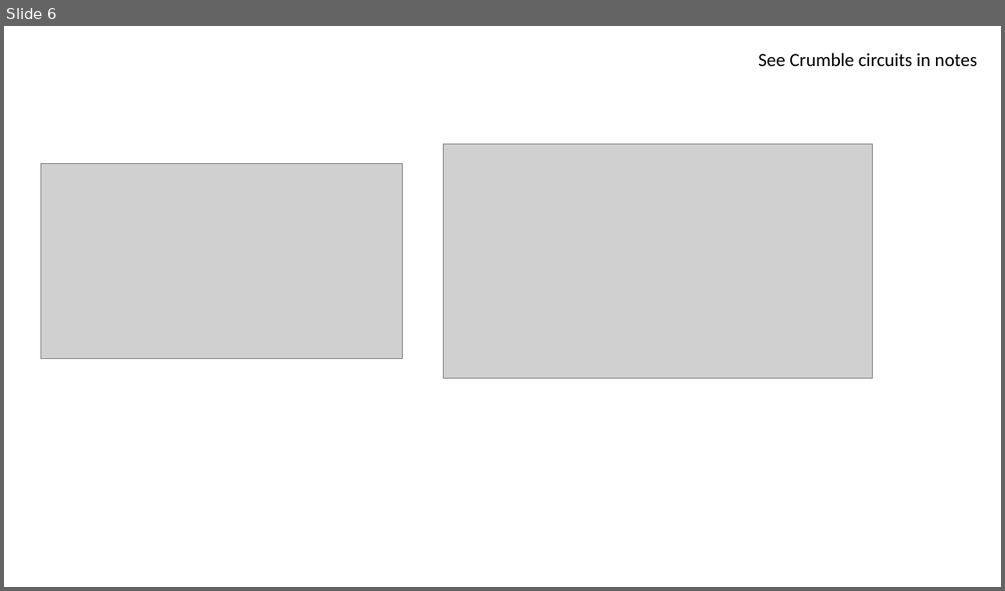
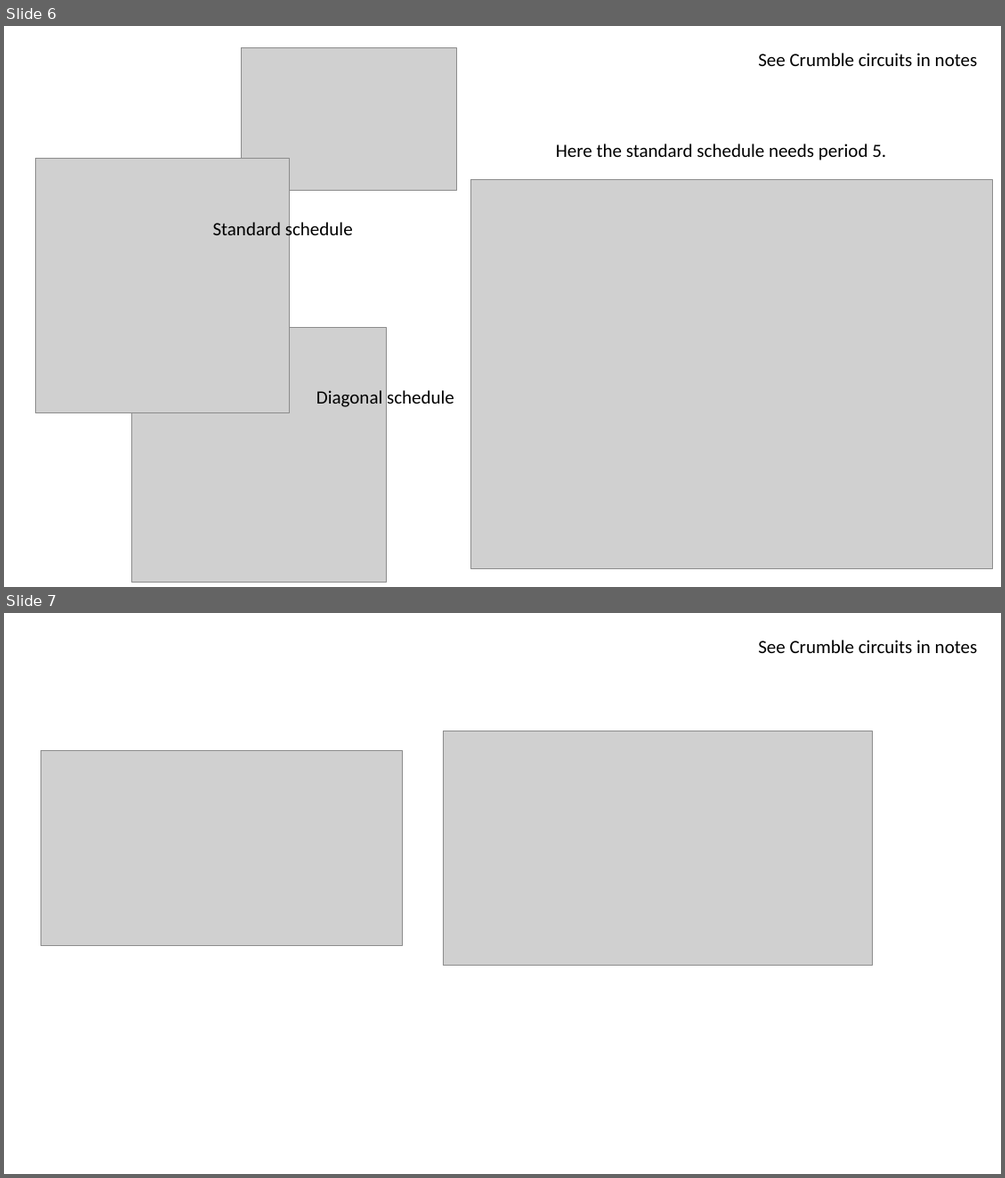
Before and after one commit to kishonyWIS/diagonal_syndrome_extraction_surface_code, a slide deck: Diagonal Schedule.pptx. Shown one above the other, each under a label of ours: slide 6 before the commit, slides 6 and 7 after it. The pictures are 1005x591 and 1005x1178 pixels, drawn with LibreOffice and Linux fonts; fonts in the diff are those of the drawing; grey boxes stand for pictures. Boxes give left, top, right and bottom in pixels: in the first picture for what was removed or moved away, otherwise in the second. Text is boxed around its words. In the diff, an @@ line names an element or a change of style, - is before the commit and + after.

Commit message:
Update benchmark, visualization scripts, and documentation
- Update Diagonal Schedule presentation
- Update benchmark_patch_rotation.py and generate_schedule_svgs.py
- Update interface plaquette circuit documentation

```diff
--- a/Diagonal Schedule.pptx
+++ b/Diagonal Schedule.pptx
@@ slide 6 added at (4,26,1001,587), background #FFFFFF @@
@@ picture added at (242,48,457,191) @@
@@ text added at (758,53,978,66), 18 pt, text #000000 @@
+See Crumble circuits in notes
@@ picture added at (35,159,290,412) @@
@@ text added at (556,143,886,160), 18 pt, text #000000 @@
+Here the standard schedule needs period 5.
@@ picture added at (471,179,993,569) @@
@@ text added at (213,219,353,240), 18 pt, text #000000 @@
+Standard schedule
@@ picture added at (132,328,386,581) @@
@@ text added at (316,390,454,407), 18 pt, text #000000 @@
+Diagonal schedule
@@ what was slide 6 is now slide 7 @@
```
Also in this commit, not shown: 8 slides changed, 2 other slides added, 1 slide removed, 4 other files.
